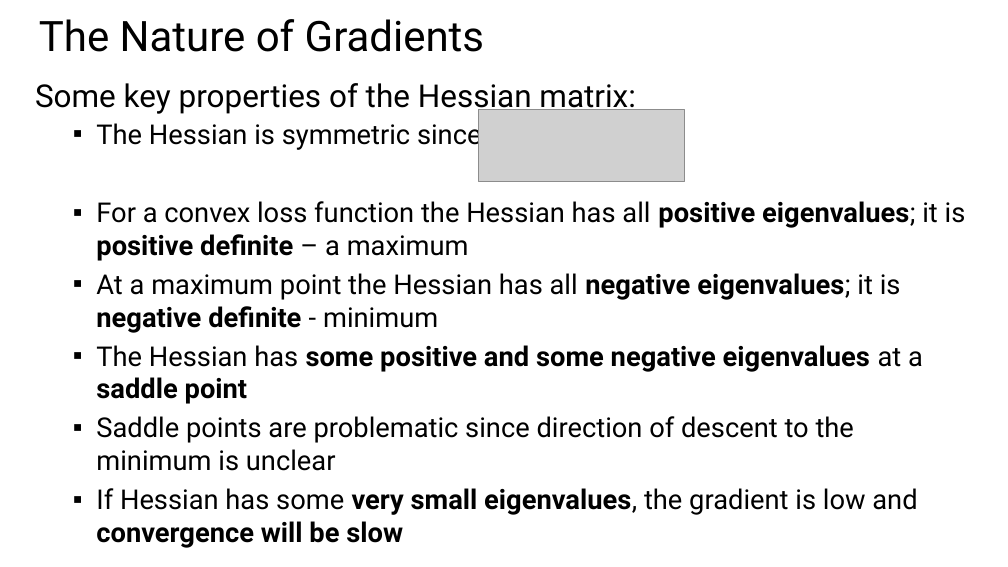
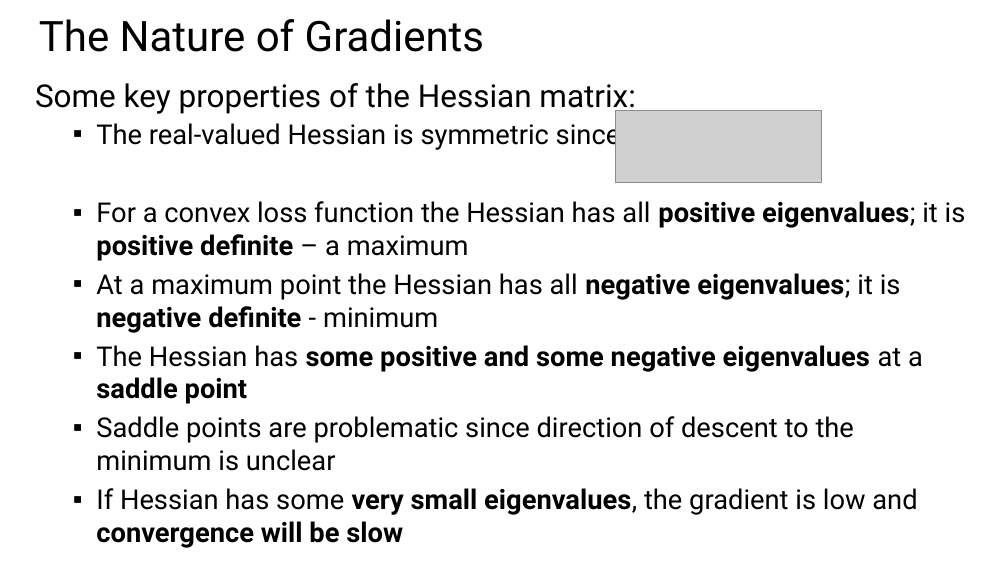
Before and after one commit to StephenElston/CSCI-E25, a slide deck: slide 19 of SuplementaryMaterial/OptimizationForDeepLearning.pptx. Drawn at 1008x567 pixels with LibreOffice and Linux fonts; fonts in the diff are those of the drawing; grey boxes stand for pictures. Boxes give left, top, right and bottom in pixels: in the first picture for what was removed or moved away, otherwise in the second. Text is boxed around its words. In the diff, an @@ line names an element or a change of style, - is before the commit and + after.

```diff
--- a/SuplementaryMaterial/OptimizationForDeepLearning.pptx
+++ b/SuplementaryMaterial/OptimizationForDeepLearning.pptx
@@ text at box(96, 119, 621, 151): text changed @@
-  ▪ The Hessian is symmetric since
+  ▪ The real-valued Hessian is symmetric since
@@ picture: place and size @@
-picture at box(479, 110, 684, 181)
+picture at box(616, 110, 821, 182)
```
Also in this commit, not shown: 2 other slides changed, 1 slide removed.
